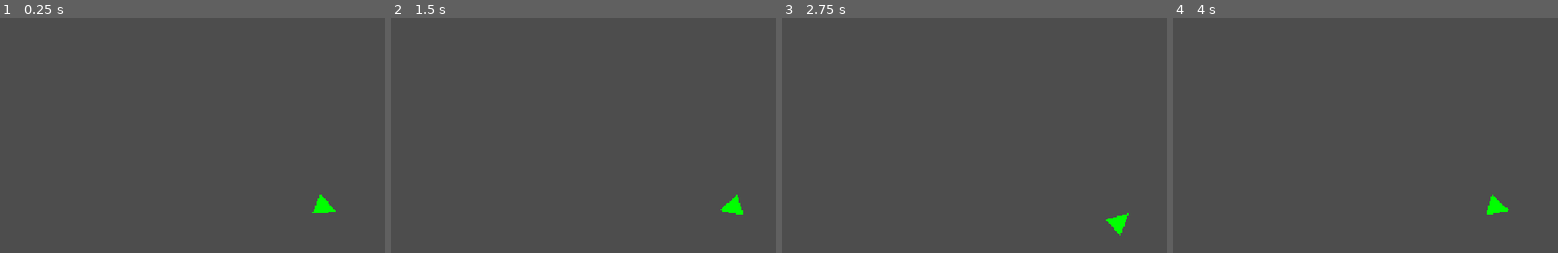
Above: before the commit, frames 1-4 (left to right).
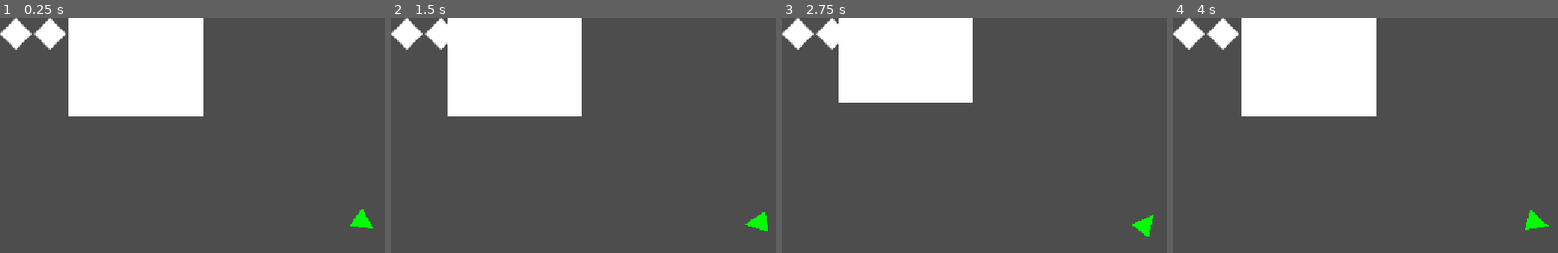
Above: after the commit, the same moments.

Repository: ARIA-source2010/shapez
Game: Godot game, scene res://scenes/main.tscn
Same seed, same stepped clock (60 frames per second), same inputs: the game is played once before the commit and once after it.
Inputs (mouse positions are in pixels of both pictures, inside the frame that each line leads up to):
- Up to frame 1 (0.25 s): no input
- Up to frame 2 (1.5 s): tap Enter at 0.5 s; move the mouse to (outside the picture) at 0.52 s; tap A (a) at 0.6 s; tap D (d) at 0.8, 1.35 s; tap Space at 1.25 s; move the mouse to (610, 243) at 1.27 s
- Up to frame 3 (2.75 s): tap S (s) at 1.55, 2.1 s; tap Enter at 2 s; move the mouse to (outside the picture) at 2.02 s; tap W (w) at 2.3 s
- Up to frame 4 (4 s): tap Space at 2.75 s; move the mouse to (outside the picture) at 2.77 s; tap W (w) at 2.85 s; tap A (a) at 3.05, 3.6 s; tap Enter at 3.5 s; move the mouse to (outside the picture) at 3.52 s; tap D (d) at 3.8 s

The runs differ from the first frame. In frame 1, 16% of the frame differs, in the area x 0-97%, y 0-90%; in frame 2, 16%; in frame 3, 14%; in frame 4, 16%, in the area x 0-98%, y 0-91%.

Commit message:
iniziato lavoro sulla UI

Diff:
--- a/project.godot
+++ b/project.godot
@@ -91,4 +91,5 @@
 
 [rendering]
 
+textures/canvas_textures/default_texture_filter=2
 rendering_device/driver.windows="d3d12"
--- a/scenes/main.tscn
+++ b/scenes/main.tscn
@@ -2,6 +2,9 @@
 
 [ext_resource type="Script" uid="uid://d0bktaaw4rdai" path="res://scripts/globals/global_health.gd" id="1_0wfyh"]
 [ext_resource type="PackedScene" uid="uid://dw8170hq1kq56" path="res://scenes/player/player.tscn" id="1_o5qli"]
+[ext_resource type="PackedScene" uid="uid://ba5vq13h4vgev" path="res://scenes/player/ui.tscn" id="3_sugp2"]
+
+[sub_resource type="QuadMesh" id="QuadMesh_v88j6"]
 
 [node name="main" type="Node2D" unique_id=76861235]
 
@@ -11,4 +14,13 @@
 current_hp = 5
 
 [node name="player" parent="." unique_id=835346114 instance=ExtResource("1_o5qli")]
-position = Vector2(515, 300)
+position = Vector2(575, 327)
+
+[node name="MeshInstance2D" type="MeshInstance2D" parent="." unique_id=1894768567]
+position = Vector2(213.20157, 79.072495)
+scale = Vector2(-212.20157, -157.14499)
+mesh = SubResource("QuadMesh_v88j6")
+
+[node name="CanvasLayer" type="CanvasLayer" parent="." unique_id=771949087]
+
+[node name="ui" parent="CanvasLayer" unique_id=1070843860 instance=ExtResource("3_sugp2")]
--- a/scenes/player/player.tscn
+++ b/scenes/player/player.tscn
@@ -18,3 +18,5 @@
 rotation = -1.5707964
 scale = Vector2(0.9963235, 0.9963235)
 polygon = PackedVector2Array(-17.1631, -17.1631, 16.962362, -17.1631, -0.10036939, 16.962362)
+
+[node name="Camera2D" type="Camera2D" parent="." unique_id=1388636761]
--- /dev/null
+++ b/scenes/player/ui.tscn
@@ -0,0 +1,42 @@
+[gd_scene format=3 uid="uid://ba5vq13h4vgev"]
+
+[ext_resource type="Script" uid="uid://dtnpxgu6myfw8" path="res://scripts/ui/health_bar.gd" id="1_4hxr3"]
+[ext_resource type="Texture2D" uid="uid://c8p7fnv36suo2" path="res://resources/images/health_point.png" id="2_pko1k"]
+
+[node name="ui" type="Control" unique_id=1070843860]
+layout_mode = 3
+anchors_preset = 15
+anchor_right = 1.0
+anchor_bottom = 1.0
+grow_horizontal = 2
+grow_vertical = 2
+
+[node name="health_bar" type="HBoxContainer" parent="." unique_id=1770143657]
+layout_mode = 1
+anchors_preset = -1
+anchor_right = 0.23090278
+anchor_bottom = 0.07716049
+grow_horizontal = 2
+grow_vertical = 2
+script = ExtResource("1_4hxr3")
+metadata/_edit_use_anchors_ = true
+
+[node name="1" type="TextureRect" parent="health_bar" unique_id=121733967]
+layout_mode = 2
+texture = ExtResource("2_pko1k")
+
+[node name="2" type="TextureRect" parent="health_bar" unique_id=401284015]
+layout_mode = 2
+texture = ExtResource("2_pko1k")
+
+[node name="3" type="TextureRect" parent="health_bar" unique_id=1436923737]
+layout_mode = 2
+texture = ExtResource("2_pko1k")
+
+[node name="4" type="TextureRect" parent="health_bar" unique_id=278012843]
+layout_mode = 2
+texture = ExtResource("2_pko1k")
+
+[node name="5" type="TextureRect" parent="health_bar" unique_id=1170765153]
+layout_mode = 2
+texture = ExtResource("2_pko1k")
--- a/scripts/globals/global_health.gd
+++ b/scripts/globals/global_health.gd
@@ -25,5 +25,6 @@
 	else :
 		kill_player()
 
+
 func kill_player () :
 	get_tree().quit()
--- /dev/null
+++ b/scripts/ui/health_bar.gd
@@ -0,0 +1,17 @@
+extends HBoxContainer
+
+enum MODES {simple}
+
+var heart_full = preload("res://resources/images/health_point.png")
+
+
+@export var mode: MODES = MODES.simple
+
+func update_health(value):
+	match mode:
+		MODES.simple:
+			update_simple(value)
+
+func update_simple(value):
+	for i in get_child_count():
+		get_child(i).visible = value > i
Binary file added: resources/images/health_point.png
Not shown, added: resources/images/health_point.png.import
Not shown, added: scripts/ui/health_bar.gd.uid
